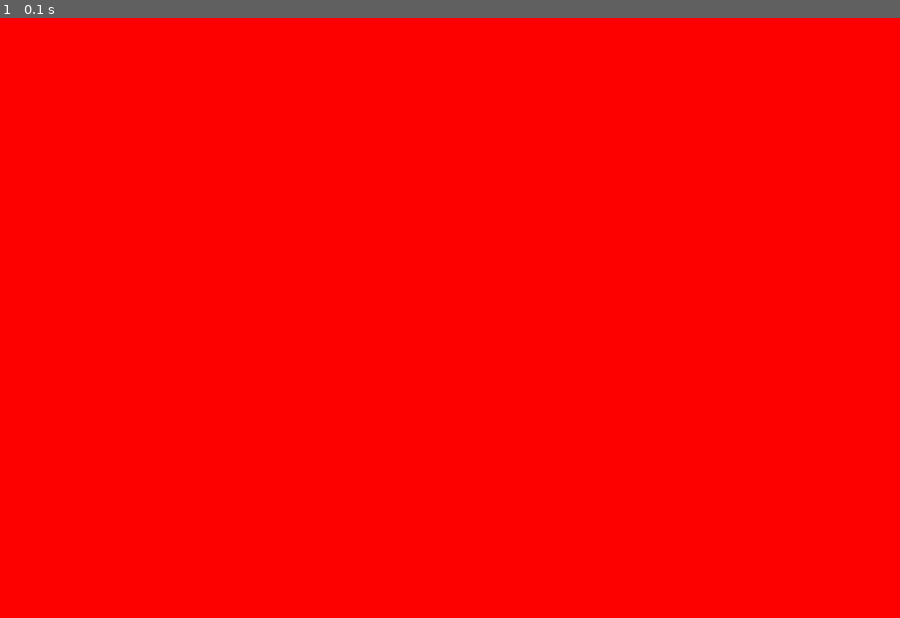
Above: before the commit, frame 1.
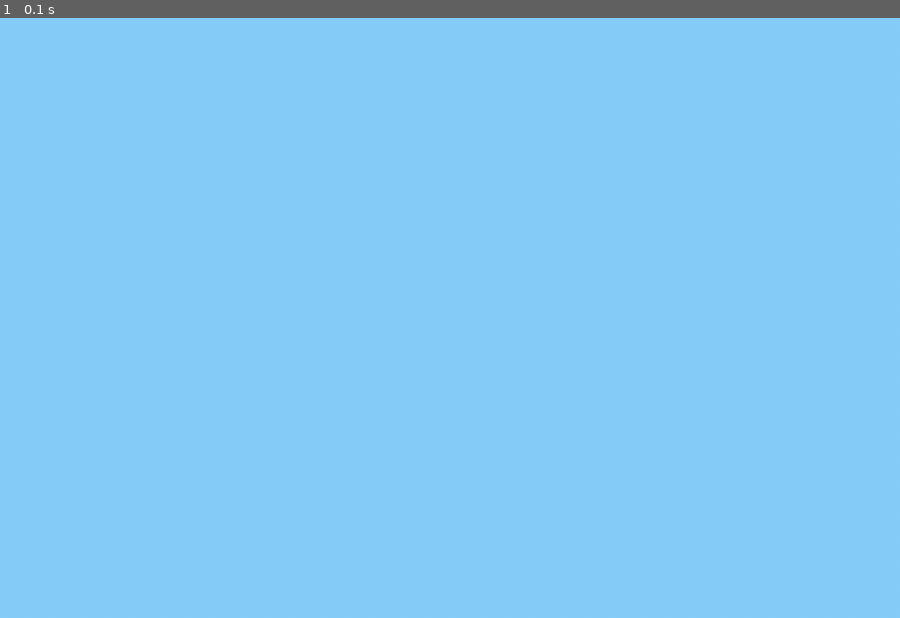
Above: after the commit, the same moment.

Repository: kaliaAldin/alienInvasion
Game: pygame game, started from app.py
Same seed, same stepped clock (60 frames per second), same inputs: the game is played once before the commit and once after it.
Inputs:
- Up to frame 1 (0.1 s): no input

The runs differ from the first frame. In frame 1, 100% of the frame differs, in the area x 0-100%, y 0-100%.

Commit message:
make setting file

Diff:
--- a/app.py
+++ b/app.py
@@ -1,18 +1,22 @@
 import pygame
 import sys
+from setting import Settings
+ai_setting = Settings()
+def run_game():
+    #initialising pygame
+    pygame.init()
+    #setting a display
+    screen = pygame.display.set_mode((ai_setting.screen_width, ai_setting.screen_height))
+    pygame.display.set_caption("Alien Invasion")
 
-def run_game():
-    pygame.init()
-    screen = pygame.display.set_mode((1200,800))
-    pygame.display.set_caption("Alien Invasion")
-    bg_color = (255,0,0)
 
     while True :
         for event in pygame.event.get():
             if event.type == pygame.QUIT:
                 sys.exit()
+        screen.fill(ai_setting.bg_color)
         pygame.display.flip()
-        screen.fill(bg_color)
+
 
 
 run_game()
--- /dev/null
+++ b/setting.py
@@ -0,0 +1,5 @@
+class Settings():
+    def __init__(self):
+        self.screen_width = 1200
+        self.screen_height = 800
+        self.bg_color = (135, 206, 250)
